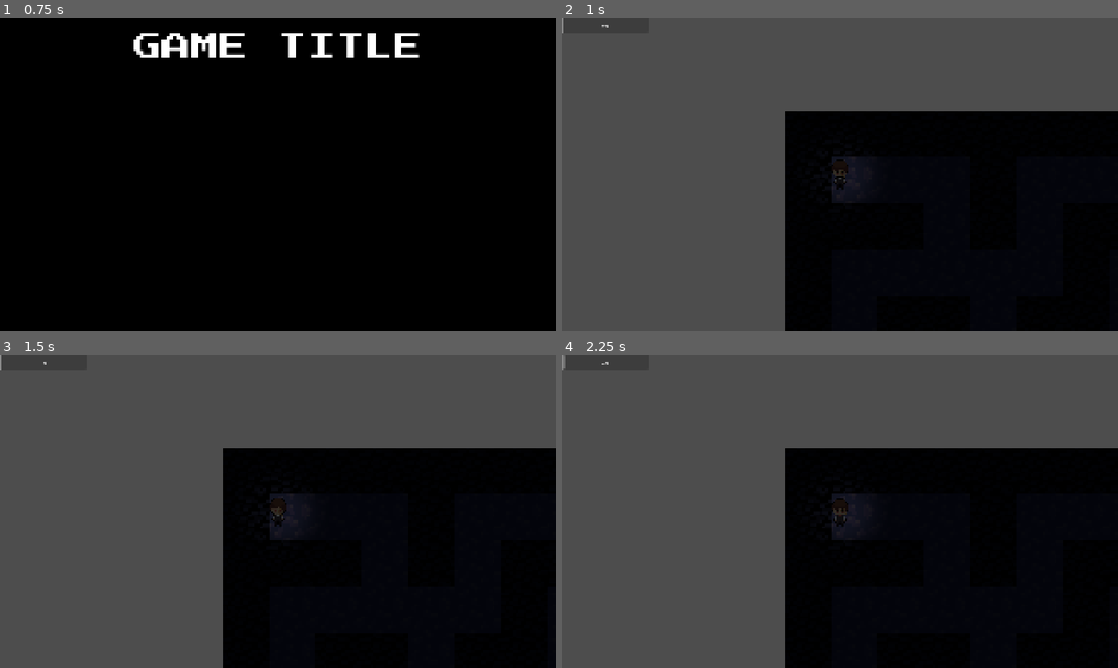
Above: before the commit, frames 1-4 (two rows, left to right).
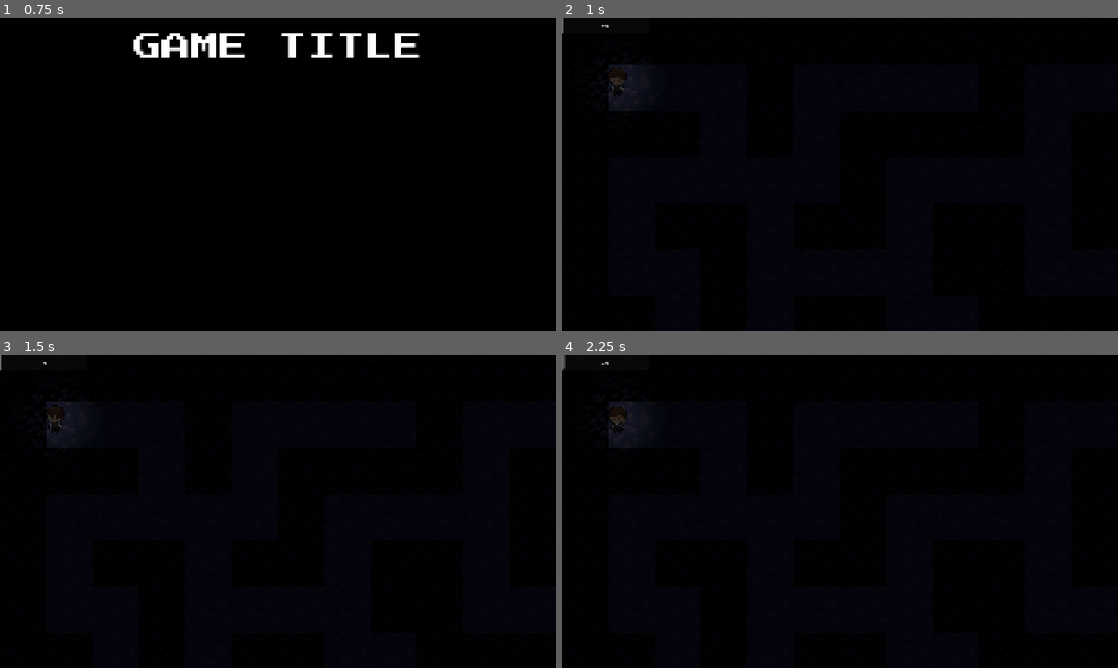
Above: after the commit, the same moments.

Repository: alemaki/SGJ_2026
Game: Godot game, scene res://addons/dho_arcade_addon/scenes/dho_main.tscn
Two runs of this game, one before a commit and one after it. Both use one fixed random seed, a clock stepped at 60 frames per second and the inputs below.
Inputs (mouse positions are in pixels of both pictures, inside the frame that each line leads up to):
- Up to frame 1 (0.75 s): tap A at 0.5 s; move the mouse to (400, 158) at 0.52 s; hold Right (ui_right) from 0.53 s (still down); click (400, 158) at 0.67 s
- Up to frame 2 (1 s): keep holding Right (ui_right); tap Enter (ui_accept) at 0.77 s
- Up to frame 3 (1.5 s): tap Enter (ui_accept) at 1.25 s; move the mouse to (166, 527) at 1.27 s; release Right (ui_right) at 1.28 s; hold Down (ui_down) from 1.28 s (still down)
- Up to frame 4 (2.25 s): tap Enter (ui_accept) at 1.52 s; move the mouse to (895, 442) at 2.02 s; release Down (ui_down) at 2.03 s; hold Right (ui_right) from 2.03 s (still down)

Frame 1 is identical in both runs. In frame 2, 58% of the frame differs, in the area x 0-100%, y 0-100%; in frame 3, 58%; in frame 4, 58%.

Commit message:
Clamped the camera to the current size of the map
Needs to be changed if the map size changes

Diff:
--- a/src/resources/player_character.tscn
+++ b/src/resources/player_character.tscn
@@ -42,6 +42,10 @@
 
 [node name="Camera" type="Camera2D" parent="." unique_id=1406851156]
 zoom = Vector2(10, 10)
+limit_left = 0
+limit_top = 0
+limit_right = 960
+limit_bottom = 960
 
 [node name="ObsessionBar" parent="Camera" unique_id=1566583181 instance=ExtResource("3_acxgf")]
 light_mask = 2
